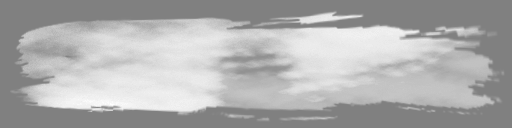
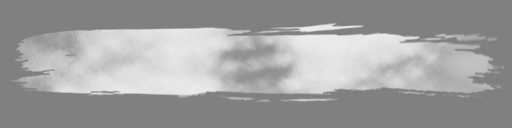
Two versions of the same layered image (512px x 128px). Layer-by-layer changes:
painted on "Group 1 copy" over [10, 10, 505, 123]
